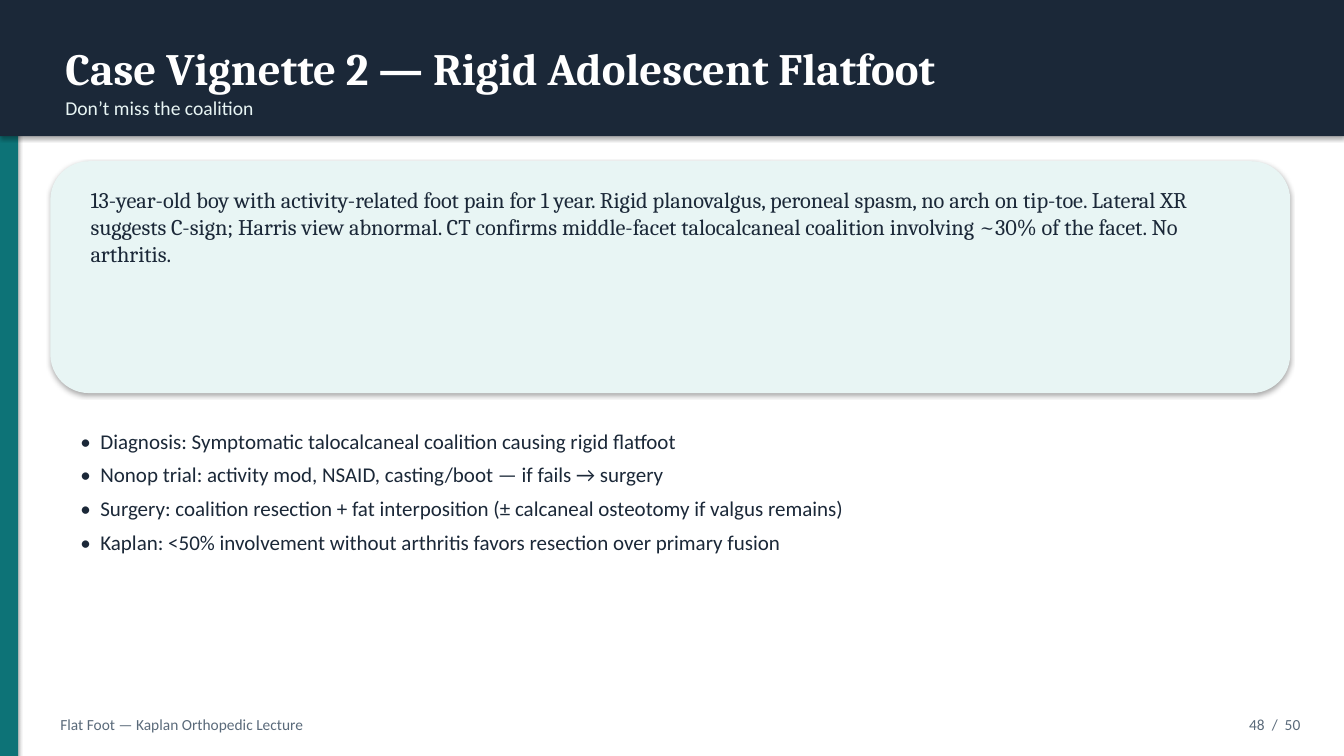
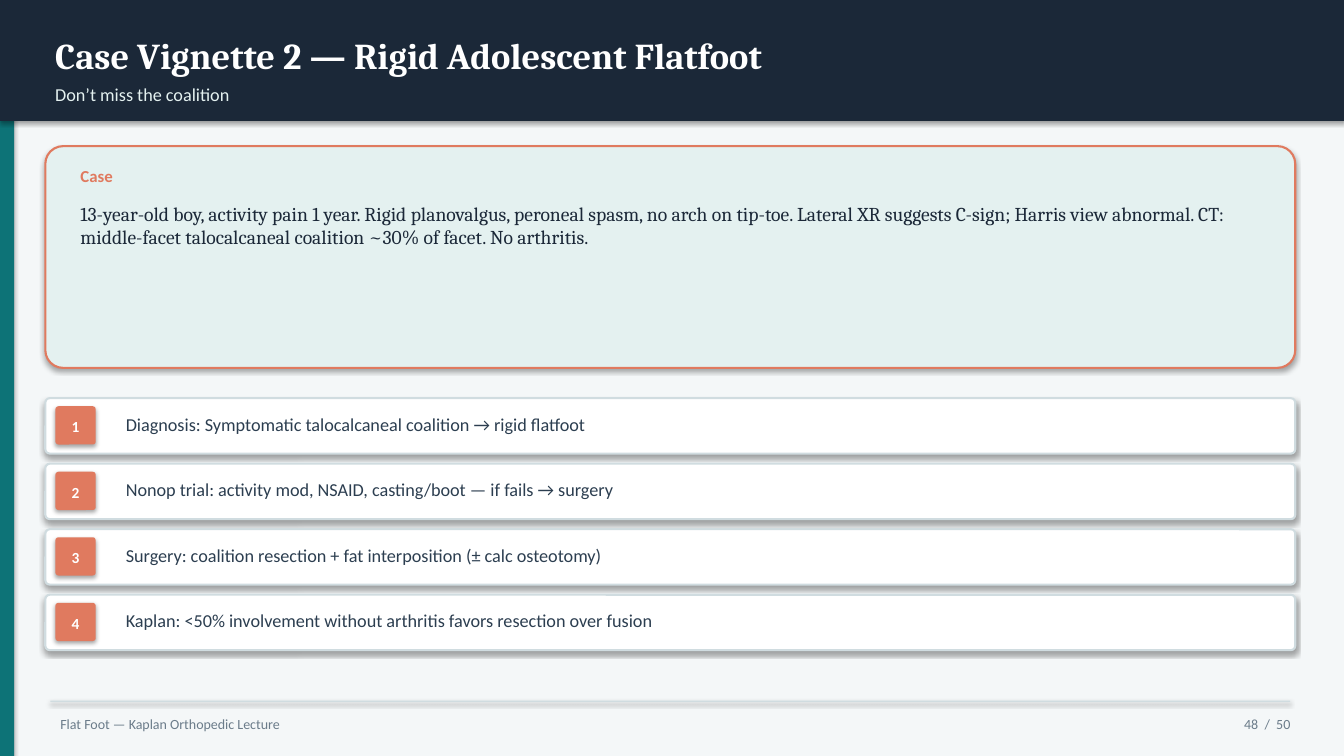
Before and after one commit to AhmedMohsen74/Ahmed-Mohsen-Mohamed, a slide deck: slide 48 of flatfoot-lecture/Flat_Foot_Kaplan_Orthopedic_Lecture.pptx. Drawn at 1344x756 pixels with LibreOffice and Linux fonts; fonts in the diff are those of the drawing. Boxes give left, top, right and bottom in pixels: in the first picture for what was removed or moved away, otherwise in the second. Text is boxed around its words. In the diff, an @@ line names an element or a change of style, - is before the commit and + after.

```diff
--- a/flatfoot-lecture/Flat_Foot_Kaplan_Orthopedic_Lecture.pptx
+++ b/flatfoot-lecture/Flat_Foot_Kaplan_Orthopedic_Lecture.pptx
@@ rectangle: place and size @@
-rectangle at <box>0,0,18,756</box>
+rectangle at <box>0,0,14,756</box>
@@ rectangle: place and size @@
-rectangle at <box>0,0,1344,136</box>
+rectangle at <box>0,0,1344,121</box>
@@ rectangle added at <box>0,0,1344,756</box>, fill #F4F7F8 @@
@@ text "Case Vignette 2 — Rigid ...": place and size @@
-text "Case Vignette 2 — Rigid ..." at <box>65,53,935,95</box>
+text "Case Vignette 2 — Rigid ..." at <box>55,43,762,77</box>
@@ text "Case Vignette 2 — Rigid ..." at <box>55,43,762,77</box>: size 32 to 26 pt @@
@@ text "Don’t miss the coalition": place and size @@
-text "Don’t miss the coalition" at <box>65,101,253,115</box>
+text "Don’t miss the coalition" at <box>55,88,229,101</box>
@@ text "Don’t miss the coalition" at <box>55,88,229,101</box>: size 14 to 13 pt, text colour #E8F5F4 to #E4F1F0 @@
@@ rounded rectangle: place and size @@
-rounded rectangle at <box>50,161,1291,393</box>
+rounded rectangle at <box>45,146,1296,368</box>
@@ rounded rectangle at <box>45,146,1296,368</box>: fill #E8F5F4 to #E4F1F0; outline none to #E07A5F 1.5 pt; proportions changed @@
@@ text added at <box>80,171,112,182</box>, 12 pt, text #E07A5F, bold @@
+Case
@@ text at <box>80,207,1224,245</box>: text changed; size 16 to 14 pt @@
-13-year-old boy with activity-related foot pain for 1 year. Rigid planovalgus, peroneal spasm, no arch on tip-toe. Lateral XR suggests C-sign; Harris view abnormal. CT confirms middle-facet talocalcaneal coalition involving ~30% of the facet. No arthritis.
+13-year-old boy, activity pain 1 year. Rigid planovalgus, peroneal spasm, no arch on tip-toe. Lateral XR suggests C-sign; Harris view abnormal. CT: middle-facet talocalcaneal coalition ~30% of facet. No arthritis.
@@ rounded rectangle added at <box>45,398,1296,454</box>, fill #FFFFFF, outline #D0DCE0 1.5 pt @@
@@ rounded rectangle added at <box>55,406,96,445</box>, fill #E07A5F @@
@@ text added at <box>126,418,585,434</box>, 13 pt, text #2C3E50 @@
+Diagnosis: Symptomatic talocalcaneal coalition → rigid flatfoot
@@ text added at <box>72,422,80,432</box>, 11 pt, text #FFFFFF, bold @@
+1
@@ rounded rectangle added at <box>45,464,1296,519</box>, fill #FFFFFF, outline #D0DCE0 1.5 pt @@
@@ rounded rectangle added at <box>55,472,96,510</box>, fill #E07A5F @@
@@ text added at <box>72,488,80,498</box>, 11 pt, text #FFFFFF, bold @@
+2
@@ text at <box>126,483,613,499</box>: text changed; size 15 to 13 pt; text colour #1B2838 to #2C3E50 @@
-• Diagnosis: Symptomatic talocalcaneal coalition causing rigid flatfoot
-• Nonop trial: activity mod, NSAID, casting/boot — if fails → surgery
-• Surgery: coalition resection + fat interposition (± calcaneal osteotomy if valgus remains)
-• Kaplan: <50% involvement without arthritis favors resection over primary fusion
+Nonop trial: activity mod, NSAID, casting/boot — if fails → surgery
@@ rounded rectangle added at <box>45,529,1296,585</box>, fill #FFFFFF, outline #D0DCE0 1.5 pt @@
@@ rounded rectangle added at <box>55,537,96,576</box>, fill #E07A5F @@
@@ text added at <box>72,553,80,563</box>, 11 pt, text #FFFFFF, bold @@
+3
@@ text added at <box>126,549,601,565</box>, 13 pt, text #2C3E50 @@
+Surgery: coalition resection + fat interposition (± calc osteotomy)
@@ rounded rectangle added at <box>45,595,1296,650</box>, fill #FFFFFF, outline #D0DCE0 1.5 pt @@
@@ rounded rectangle added at <box>55,603,96,641</box>, fill #E07A5F @@
@@ text added at <box>72,619,80,629</box>, 11 pt, text #FFFFFF, bold @@
+4
@@ text added at <box>126,614,652,630</box>, 13 pt, text #2C3E50 @@
+Kaplan: <50% involvement without arthritis favors resection over fusion
@@ text "Flat Foot — Kaplan Orthopedic ..." at <box>60,719,279,731</box>: size 11 to 10 pt, text colour #5A6A7A to #6B7C8A @@
@@ rectangle added at <box>50,701,1291,702</box>, fill #D0DCE0 @@
@@ text "48 / 50" at <box>1244,719,1290,729</box>: size 11 to 10 pt, text colour #5A6A7A to #6B7C8A @@
```
Also in this commit, not shown: 49 other slides changed, 14 other files.
